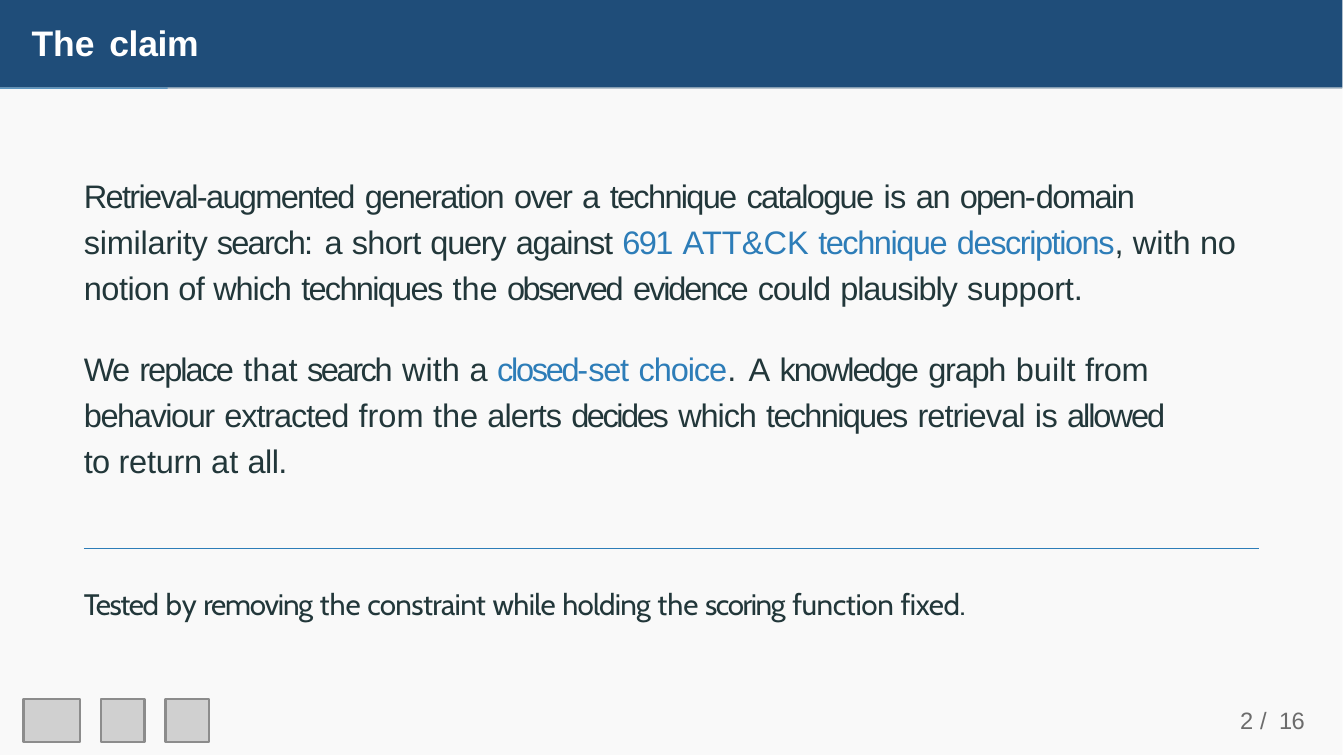
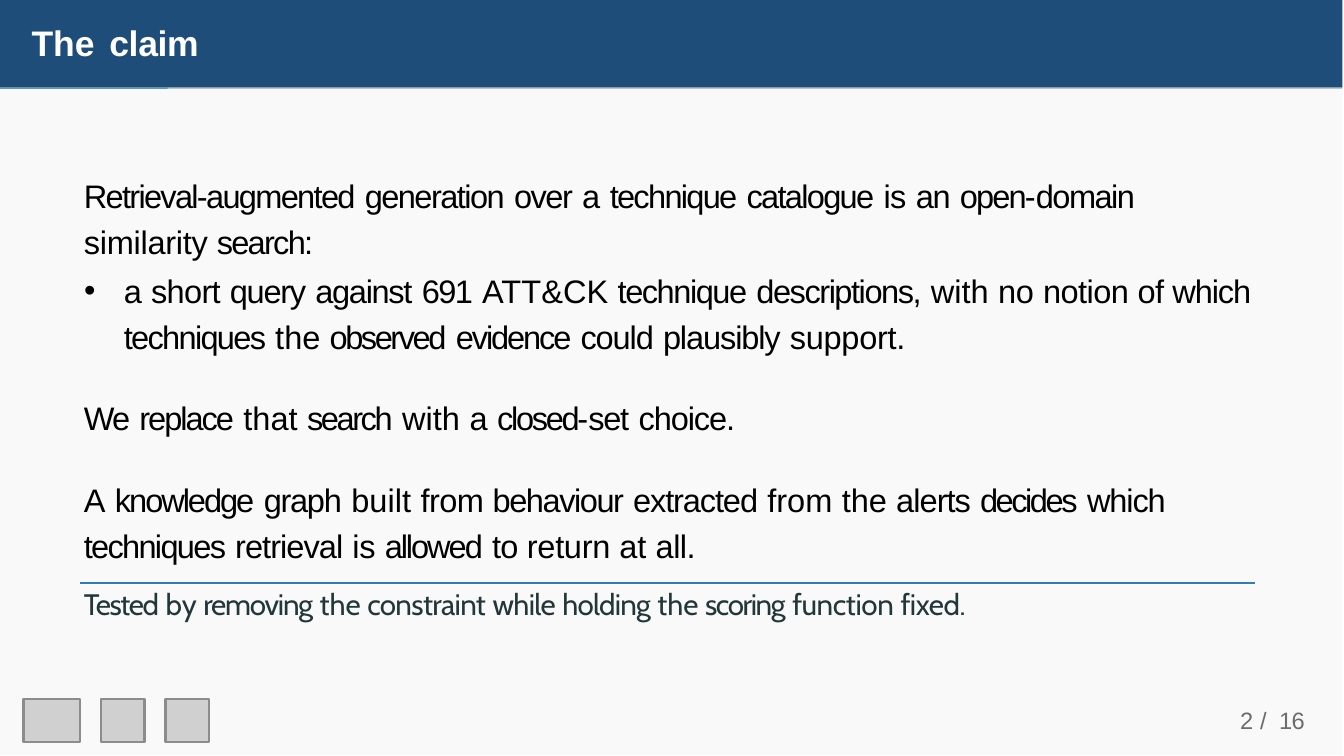
Before and after one commit to Joel89899/RAG-Based-Incident-Reporting-on-SIEM-Log-Streams, a slide deck: slide 3 of IACyC_2026_Joel_Mwende_ppt.pptx. Drawn at 1344x756 pixels with LibreOffice and Linux fonts; fonts in the diff are those of the drawing; grey boxes stand for pictures. Boxes give left, top, right and bottom in pixels: in the first picture for what was removed or moved away, otherwise in the second. Text is boxed around its words. In the diff, an @@ line names an element or a change of style, - is before the commit and + after.

```diff
--- a/IACyC_2026_Joel_Mwende_ppt.pptx
+++ b/IACyC_2026_Joel_Mwende_ppt.pptx
@@ text at box(84, 184, 1251, 564): text changed; text colour #22373A to #000000 @@
-Retrieval-augmented generation over a technique catalogue is an open-domain similarity search: a short query against 691 ATT&CK technique descriptions, with no notion of which techniques the observed evidence could plausibly support.
-We replace that search with a closed-set choice. A knowledge graph built from behaviour extracted from the alerts decides which techniques retrieval is allowed to return at all.
+Retrieval-augmented generation over a technique catalogue is an open-domain similarity search:
+• a short query against 691 ATT&CK technique descriptions, with no notion of which techniques the observed evidence could plausibly support.
+We replace that search with a closed-set choice.
+A knowledge graph built from behaviour extracted from the alerts decides which techniques retrieval is allowed to return at all.
@@ freeform shape: place and size @@
-freeform shape at box(83, 547, 1257, 547)
+freeform shape at box(81, 584, 1255, 584)
```
Also in this commit, not shown: 4 other slides changed.
